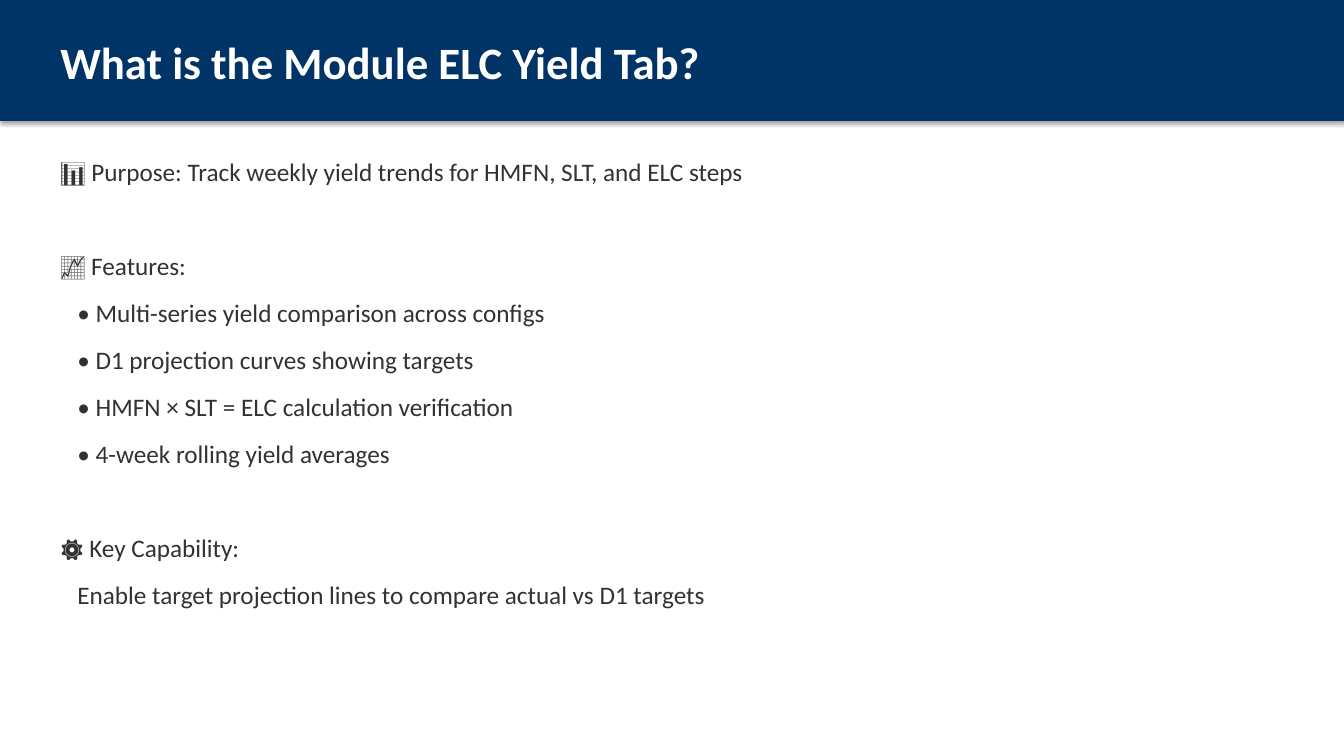
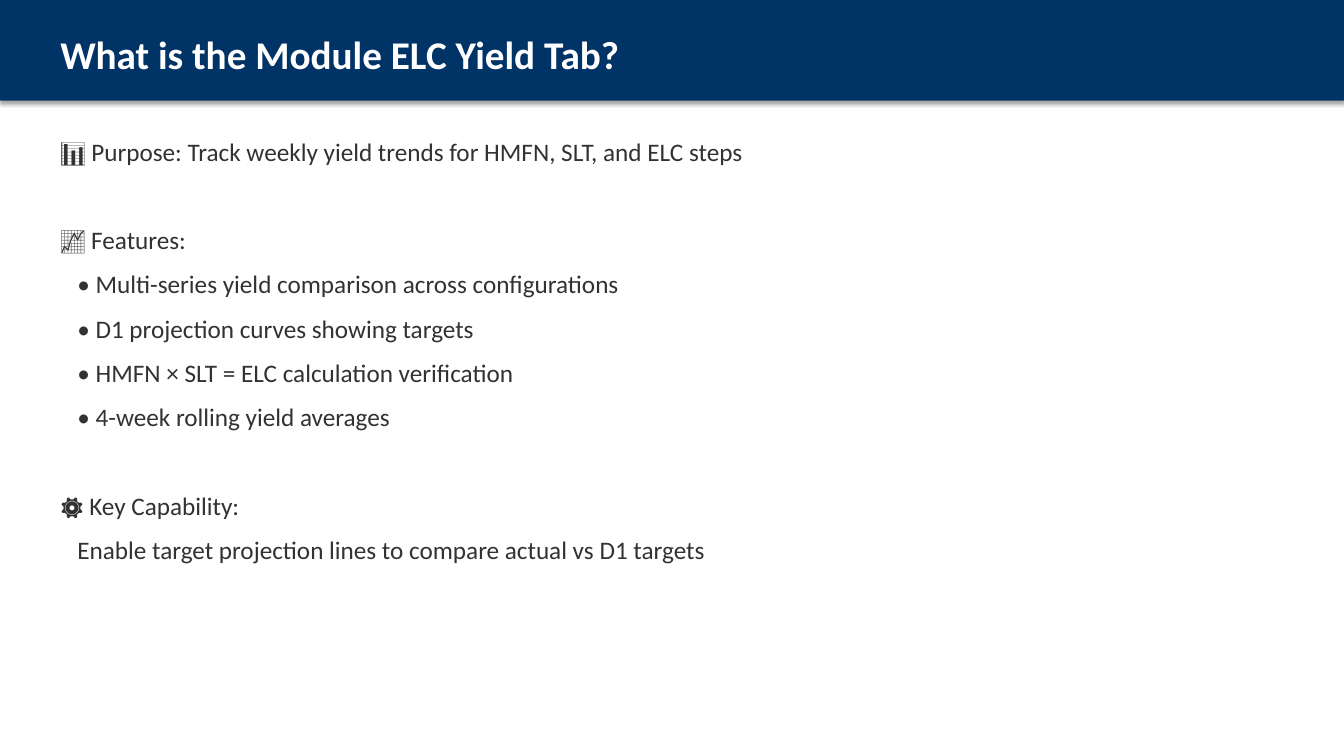
Before and after one commit to ASEGARAN/MODULE_YIELD_DASHBOARD, a slide deck: slide 3 of Module_ELC_Yield_User_Guide.pptx (slide 2 before the commit). Drawn at 1344x756 pixels with LibreOffice and Linux fonts; fonts in the diff are those of the drawing. Boxes give left, top, right and bottom in pixels: in the first picture for what was removed or moved away, otherwise in the second. Text is boxed around its words. In the diff, an @@ line names an element or a change of style, - is before the commit and + after.

Commit message:
Add actual dashboard screenshot to user guide PPTX
- Embedded screenshot of dashboard homepage on slide 2
- 11 slides with mixed actual screenshot + ASCII mockups
- Screenshots captured via Firefox headless

```diff
--- a/Module_ELC_Yield_User_Guide.pptx
+++ b/Module_ELC_Yield_User_Guide.pptx
@@ rectangle: place and size @@
-rectangle at box(0, 0, 1344, 121)
+rectangle at box(0, 0, 1344, 101)
@@ text "What is the Module ELC ..." at box(60, 41, 619, 70): size 32 to 28 pt @@
@@ text "📊 Purpose: Track weekly yield ...": place and size @@
-text "📊 Purpose: Track weekly yield ..." at box(77, 163, 742, 609)
+text "📊 Purpose: Track weekly yield ..." at box(77, 143, 742, 564)
@@ text at box(77, 143, 742, 564): less space between paragraphs @@
@@ text at box(96, 275, 619, 298): text changed @@
-• Multi-series yield comparison across configs
+• Multi-series yield comparison across configurations
```
Also in this commit, not shown: 9 other slides changed, 1 slide added, 2 slides removed, 2 other files.
